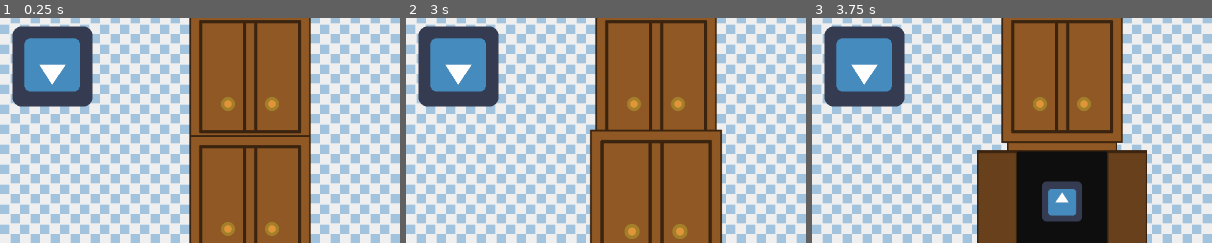
Above: before the commit, frames 1-3 (left to right).
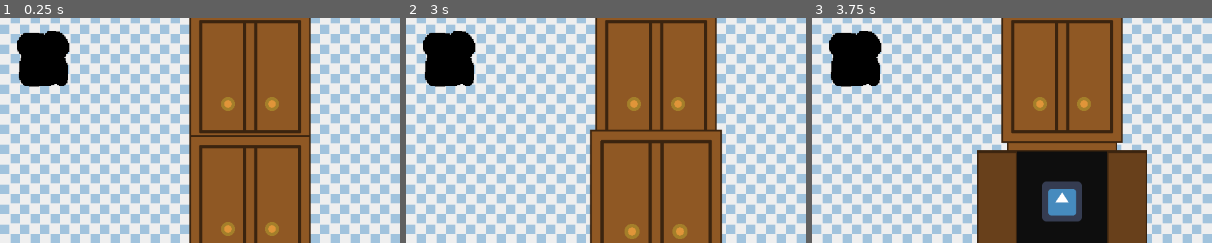
Above: after the commit, the same moments.

Repository: ConnorWhalen/gmtk2018
Game: Godot game, scene res://stage.tscn
The game is run twice, just before and just after one commit, with the same random seed, the same clock (stepped at 60 frames per second) and the same inputs. The engine's default icon, where the game draws it, is replaced by a stand-in: a white triangle on a blue panel in a dark square. Sound files missing from this copy of the repository are replaced by a short silence.
Inputs:
- Up to frame 1 (0.25 s): no input
- Up to frame 2 (3 s): tap Enter at 0.5, 2 s; hold S (right_select) 0.53-1.28 s; hold Down (scroll_down) 0.53-1.28 s; tap Space at 1.25 s; hold A (left_select) 1.28-2.03 s; tap Left (scroll_left) at 1.35 s; hold Right (scroll_right) 2.03-2.78 s; hold S (right_select) from 2.03 s (still down); tap Up (scroll_up) at 2.85 s
- Up to frame 3 (3.75 s): tap Space at 3.5 s; release S (right_select) at 3.53 s; hold A (left_select) from 3.53 s (still down); hold Down (scroll_down) from 3.53 s (still down)
The pictures show only the part of the screen within x 0-50%, y 1-51%; the shares and areas given below are measured in that part.

The runs differ from the first frame. In frame 1, 7.2% of the frame differs, in the area x 3-24%, y 3-40%; in frame 2, 7.2%; in frame 3, 7.2%.

Commit message:
show food types

Diff:
--- a/checklist.gd
+++ b/checklist.gd
@@ -19,10 +19,10 @@
 	total = len(items_)
 	for i in total:
 		var child = checklist_item_scene.instance()
+		child.init(items_[i])
 		var child_size = child.size()
 		child.position.x = (child_size.x*0.5 + PADDING) * (2*i + 1) + PADDING
 		child.position.y = child_size.y*0.5 + PADDING*2
-		child.init(items_[i])
 		self.add_child(child)
 	self.get_children()[0].reveal()
 
--- a/checklist_item.gd
+++ b/checklist_item.gd
@@ -1,6 +1,7 @@
 extends Node2D
 
 var type
+var ingredient
 
 func _ready():
 	pass
@@ -9,17 +10,19 @@
 	pass
 
 func size():
-	return get_node("incomplete").get_texture().get_size()
+	print(ingredient.get_texture())
+	return ingredient.get_texture().get_size()
 
 func reveal():
-	get_node("incomplete").visible = true
+	ingredient.modulate = "#000000"
+	ingredient.visible = true
 
 func complete():
-	get_node("incomplete").visible = false
-	get_node("complete").visible = true
+	ingredient.modulate = "#ffffff"
 
 func init(type_):
 	type = type_
+	ingredient = get_node(type_)
 
 func get_type():
 	return type
--- a/checklist_item.tscn
+++ b/checklist_item.tscn
@@ -1,22 +1,28 @@
-[gd_scene load_steps=3 format=2]
+[gd_scene load_steps=5 format=2]
 
 [ext_resource path="res://checklist_item.gd" type="Script" id=1]
-[ext_resource path="res://icon.png" type="Texture" id=2]
+[ext_resource path="res://resources/ingredients/hamItem.png" type="Texture" id=2]
+[ext_resource path="res://icon.png" type="Texture" id=3]
+[ext_resource path="res://resources/ingredients/breadItem.png" type="Texture" id=4]
 
 [node name="Node2D" type="Node2D"]
 
 script = ExtResource( 1 )
 
-[node name="incomplete" type="Sprite" parent="." index="0"]
-
-visible = false
-texture = ExtResource( 2 )
-flip_h = true
-flip_v = true
-_sections_unfolded = [ "Offset", "Transform", "Visibility" ]
-
-[node name="complete" type="Sprite" parent="." index="1"]
+[node name="HAM" type="Sprite" parent="." index="0"]
 
 visible = false
 texture = ExtResource( 2 )
 _sections_unfolded = [ "Visibility" ]
+
+[node name="SAUCE" type="Sprite" parent="." index="1"]
+
+visible = false
+texture = ExtResource( 3 )
+_sections_unfolded = [ "Visibility" ]
+
+[node name="BREAD" type="Sprite" parent="." index="2"]
+
+visible = false
+texture = ExtResource( 4 )
+_sections_unfolded = [ "Visibility" ]
--- a/cupboard.gd
+++ b/cupboard.gd
@@ -4,6 +4,7 @@
 var closed
 var rect
 var type
+var ingredient
 
 func _ready():
 	pass
@@ -14,37 +15,38 @@
 func init(position, type_):
 	var rect_size = get_node("closed").get_texture().get_size()*get_node("closed").scale
 	rect = Rect2(position - rect_size*0.5, rect_size)
+	type = type_
+	ingredient = get_node("ingredient/" + type)
 	self.close()
 	has_item = true
 	closed = true
-	type = type_
 
 func open():
 	get_node("closed").visible = false
 	get_node("open").visible = true
 	if has_item:
-		get_node("item").visible = true
+		ingredient.visible = true
 	closed = false
 
 func close():
 	get_node("open").visible = false
-	get_node("item").visible = false
+	ingredient.visible = false
 	get_node("closed").visible = true
 	closed = true
 
 func collect():
 	has_item = false
-	get_node("item").visible = false
+	ingredient.visible = false
 	return true
 	return false
 
 func highlight():
 	get_node("closed").scale = Vector2(0.6, 0.6)
-	get_node("item").scale = Vector2(0.55, 0.55)
+	ingredient.scale = Vector2(0.55, 0.55)
 
 func unhighlight():
 	get_node("closed").scale = Vector2(0.55, 0.55)
-	get_node("item").scale = Vector2(0.5, 0.5)
+	ingredient.scale = Vector2(0.5, 0.5)
 
 func collide(point):
 	return rect.has_point(point)
--- a/cupboard.tscn
+++ b/cupboard.tscn
@@ -1,11 +1,13 @@
-[gd_scene load_steps=5 format=2]
+[gd_scene load_steps=7 format=2]
 
 [ext_resource path="res://cupboard.gd" type="Script" id=1]
 [ext_resource path="res://resources/cabinet1_closed.png" type="Texture" id=2]
 [ext_resource path="res://resources/cabinet1_opened.png" type="Texture" id=3]
 [ext_resource path="res://icon.png" type="Texture" id=4]
+[ext_resource path="res://resources/ingredients/breadItem.png" type="Texture" id=5]
+[ext_resource path="res://resources/ingredients/hamItem.png" type="Texture" id=6]
 
-[node name="Node2D" type="Node2D"]
+[node name="Node2D" type="Node2D" index="0"]
 
 script = ExtResource( 1 )
 
@@ -23,6 +25,27 @@
 
 [node name="item" type="Sprite" parent="." index="2"]
 
+visible = false
 scale = Vector2( 0.5, 0.5 )
 texture = ExtResource( 4 )
-_sections_unfolded = [ "Animation", "Transform" ]
+_sections_unfolded = [ "Animation", "Transform", "Visibility" ]
+
+[node name="ingredient" type="Node2D" parent="." index="3"]
+
+[node name="BREAD" type="Sprite" parent="ingredient" index="0"]
+
+visible = false
+texture = ExtResource( 5 )
+_sections_unfolded = [ "Visibility" ]
+
+[node name="HAM" type="Sprite" parent="ingredient" index="1"]
+
+visible = false
+texture = ExtResource( 6 )
+_sections_unfolded = [ "Visibility" ]
+
+[node name="SAUCE" type="Sprite" parent="ingredient" index="2"]
+
+visible = false
+texture = ExtResource( 4 )
+_sections_unfolded = [ "Transform", "Visibility" ]
--- a/stage.tscn
+++ b/stage.tscn
@@ -9,7 +9,7 @@
 [ext_resource path="res://song.tscn" type="PackedScene" id=7]
 [ext_resource path="res://clap.tscn" type="PackedScene" id=8]
 
-[node name="Node2D" type="Node2D" index="0"]
+[node name="Node2D" type="Node2D"]
 
 script = ExtResource( 1 )
 
